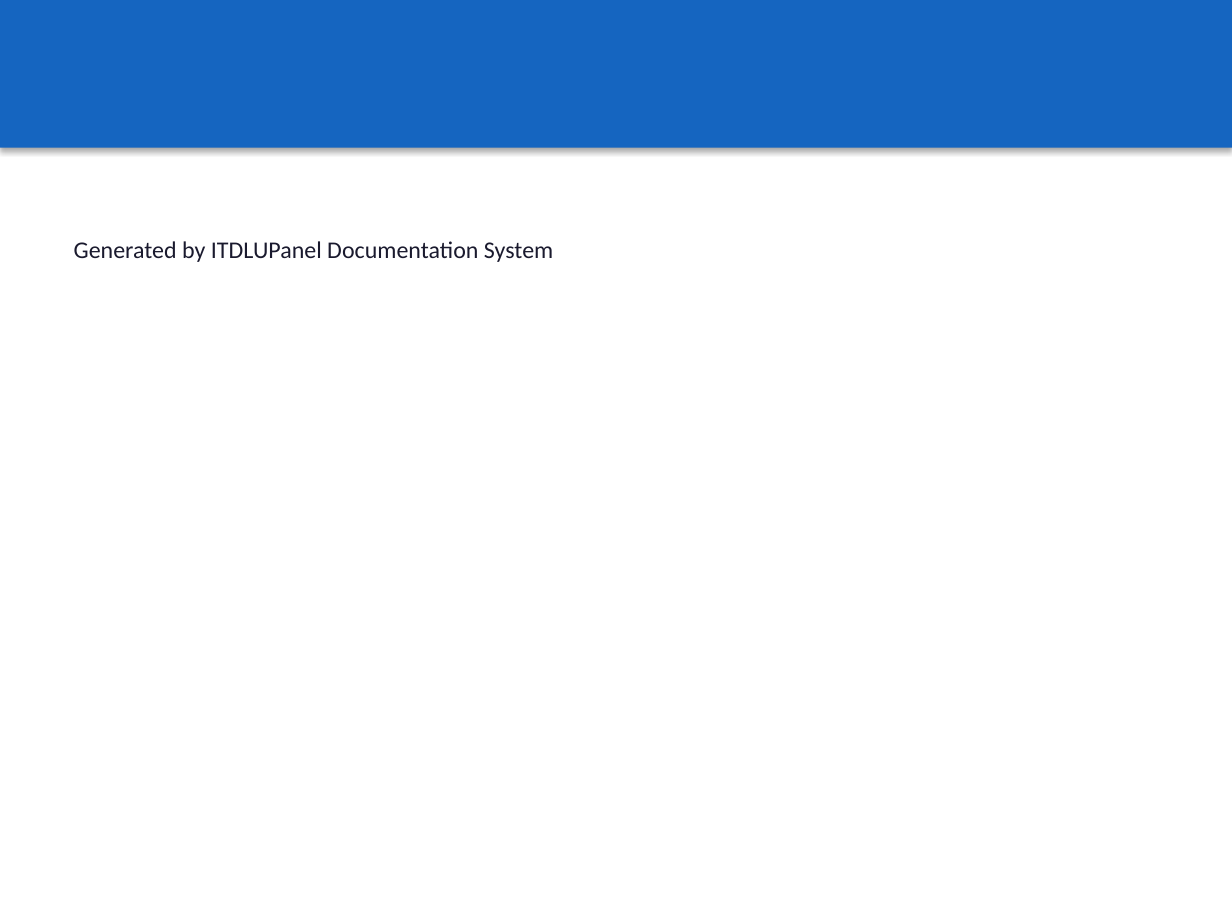
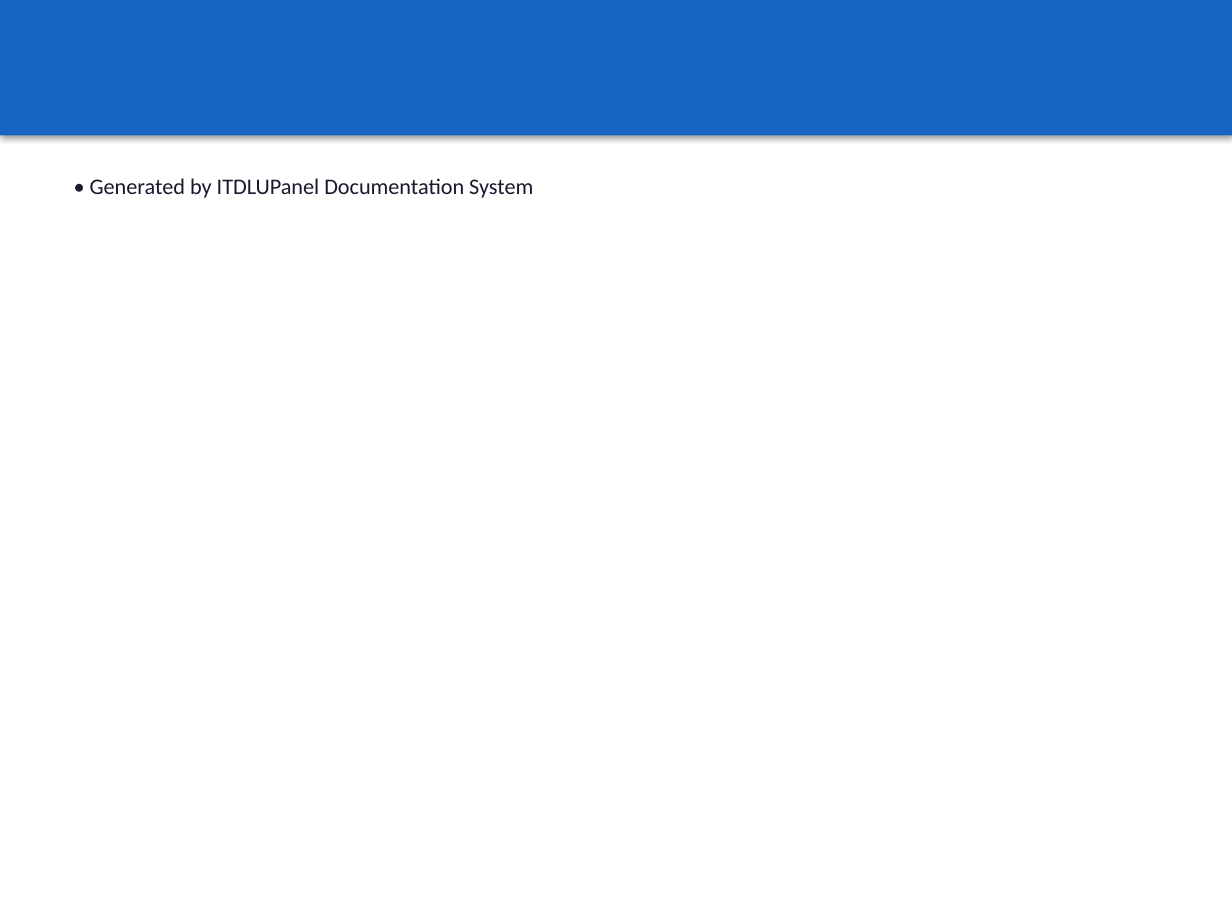
Before and after one commit to NguyenVanHuyDung/ITDLUPanel, a slide deck: slide 23 of docs/slides/01-introduction.pptx (slide 22 before the commit). Drawn at 1232x924 pixels with LibreOffice and Linux fonts; fonts in the diff are those of the drawing. Boxes give left, top, right and bottom in pixels: in the first picture for what was removed or moved away, otherwise in the second. Text is boxed around its words. In the diff, an @@ line names an element or a change of style, - is before the commit and + after.

```diff
--- a/docs/slides/01-introduction.pptx
+++ b/docs/slides/01-introduction.pptx
@@ rectangle: place and size @@
-rectangle at (0, 0, 1232, 148)
+rectangle at (0, 0, 1232, 136)
@@ text at (90, 178, 533, 198): text changed; size 14 to 13 pt @@
-Generated by ITDLUPanel Documentation System
+• Generated by ITDLUPanel Documentation System
```
Also in this commit, not shown: 21 other slides changed, 1 slide added, 19 other files.
